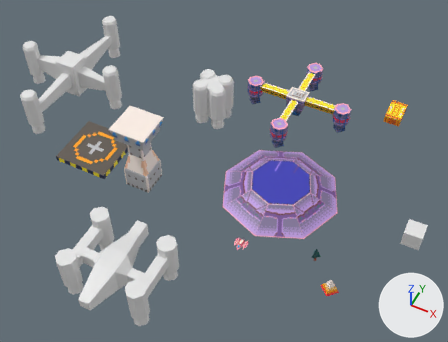
The Blender file random.blend as it was, and as the next commit left it.
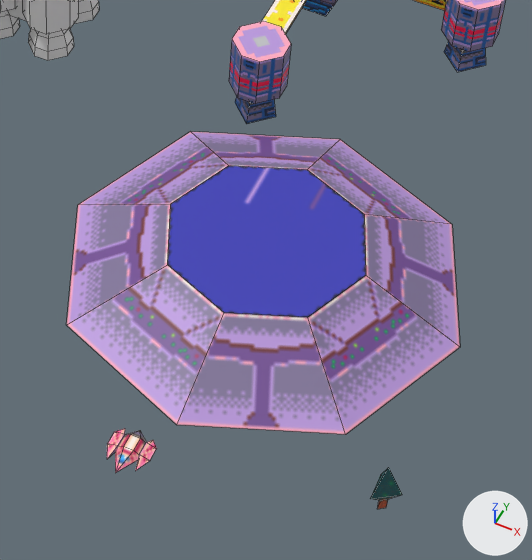
Each version appears first whole from a 50 mm camera at (14.4, -42.9, 53.8) aimed at (-6.9, -0.3, 0.5), and next in a close-up on the part from 45% to 80% of the width and 33% to 81% of the height. Every picture has the same lights, and +X, +Y and +Z are marked at lower right. The close-ups show mesh edges as thin lines.

The scene before the commit, as lines of its bpy script (objects in view):
```python
me_cube_008 = bpy.data.meshes.new('Cube.008')
me_cube_008.from_pydata(...)  # 10 vertices, 9 faces; spans x -0.29..0.54, y -0.51..0.45, z 0.01..2.07
me_cube_008.materials.append(mat_tree)  # picture img_tree_png
me_cube_015 = bpy.data.meshes.new('Cube.015')
me_cube_015.from_pydata(...)  # 26 vertices, 30 faces; spans x -0.75..0.72, y -1.1..0.69, z -0.41..-0.1
me_cube_015.materials.append(mat_ufo_fighter)  # picture img_ufo_fighter
me_cylinder = bpy.data.meshes.new('Cylinder')
me_cylinder.from_pydata(...)  # 32 vertices, 19 faces; spans x -6.83..6.83, y -6.83..6.83, z -1.62..1.86
me_cylinder.materials.append(mat_ufo_mother)  # picture img_ufo
ob_aline_fighter = bpy.data.objects.new('Aline_fighter', me_cube_015)
ob_aline_fighter.location = (-1.0, -8.0, 0.0)
ob_cylinder = bpy.data.objects.new('Cylinder', me_cylinder)
ob_cylinder.location = (0.0, 0.0, 0.0)
ob_tree = bpy.data.objects.new('tree', me_cube_008)
ob_tree.location = (6.74, -6.73, 0.0)
# also in view: 'Cube.015' at (-4.0, 15.0, 0.5); 'Cube.020' at (-4.0, 9.0, -0.5); 'Cube.003' at (-12.4, 9.0, 0.5); 'Cube.017' at (2.0, 15.0, -0.5)
```
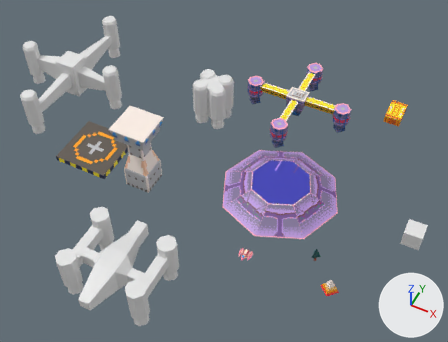
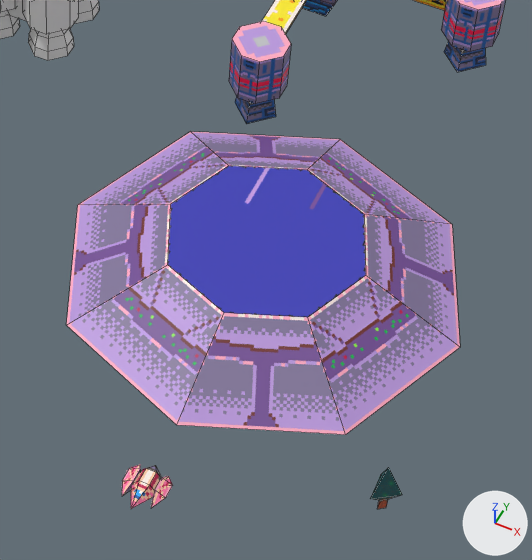
Scene script edits in JSON lines:
```json
{"op": "set", "path": "ob_aline_fighter.location", "old": "(-1.0, -8.0, 0.0)", "new": "(0.0, -9.0, 0.0)"}
```

Pixel boxes [x1, y1, x2, y2] of what changed, in the close-ups (532 x 560 px):
```json
{"object": "Cylinder", "change": "surface changed", "before": [67, 132, 460, 435], "after": [67, 132, 460, 435]}
{"object": "Aline_fighter", "change": "surface changed, moved", "before": [107, 429, 157, 473], "after": [122, 465, 173, 509]}
```
